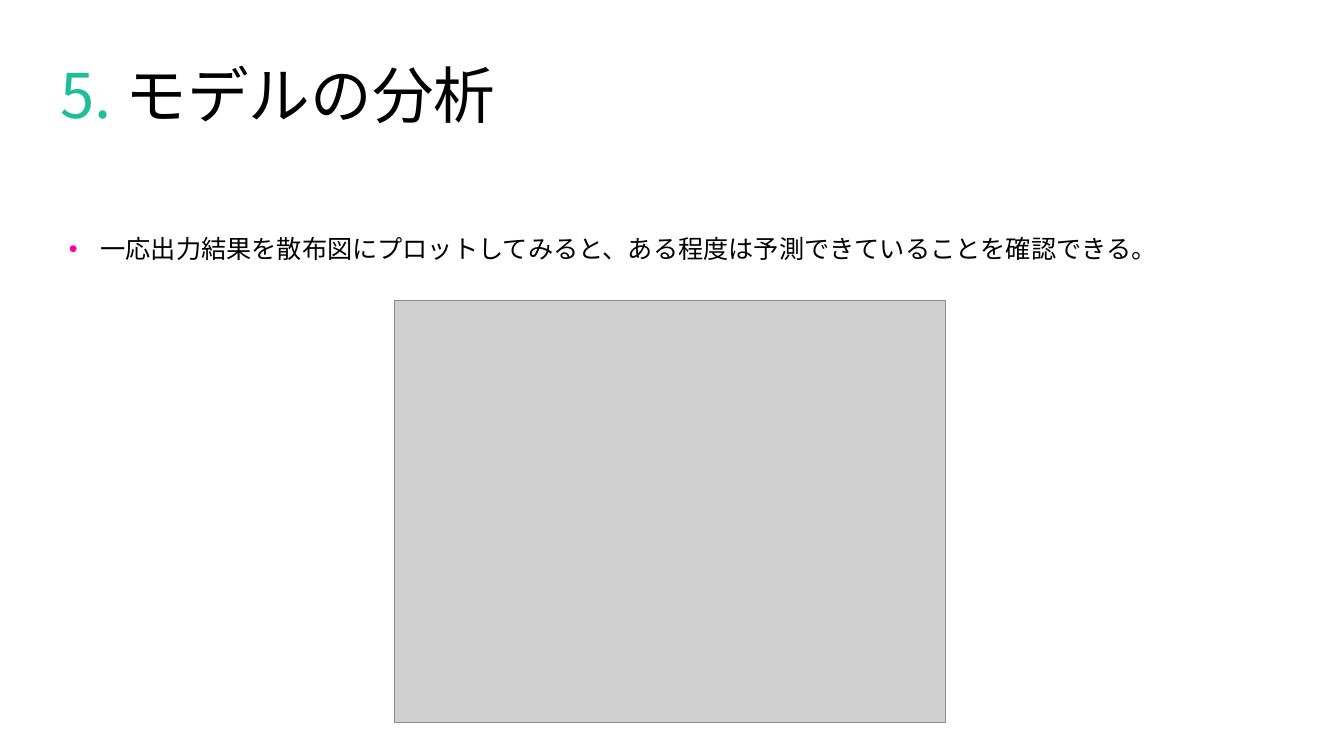
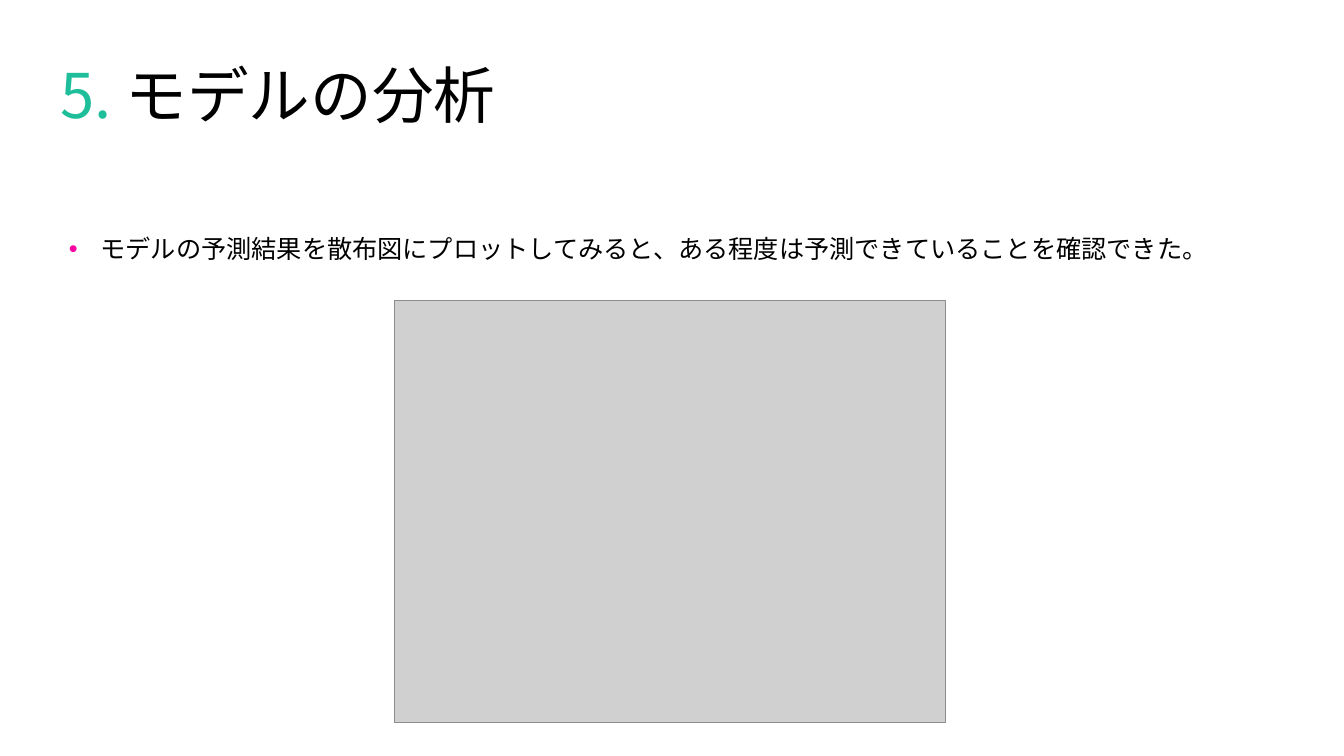
Before and after one commit to tsyu12345/Class_DataScienceEX, a slide deck: slide 11 of 最終課題用/report-23vr008n.pptx. Drawn at 1344x756 pixels with LibreOffice and Linux fonts; fonts in the diff are those of the drawing; grey boxes stand for pictures. Boxes give left, top, right and bottom in pixels: in the first picture for what was removed or moved away, otherwise in the second. Text is boxed around its words. In the diff, an @@ line names an element or a change of style, - is before the commit and + after.

Commit message:
プレゼンで使う用コミット

```diff
--- a/最終課題用/report-23vr008n.pptx
+++ b/最終課題用/report-23vr008n.pptx
@@ text at (100,236,1207,260): text changed @@
-• 一応出力結果を散布図にプロットしてみると、ある程度は予測できていることを確認できる。
+• モデルの予測結果を散布図にプロットしてみると、ある程度は予測できていることを確認できた。
```
Also in this commit, not shown: 8 other slides changed, 2 slides added, 1 slide removed, 1 other file.
